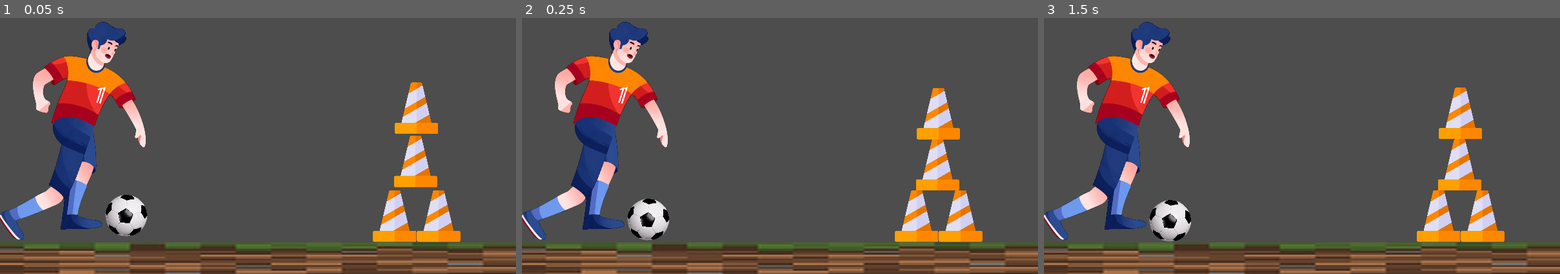
Above: before the commit, frames 1-3 (left to right).
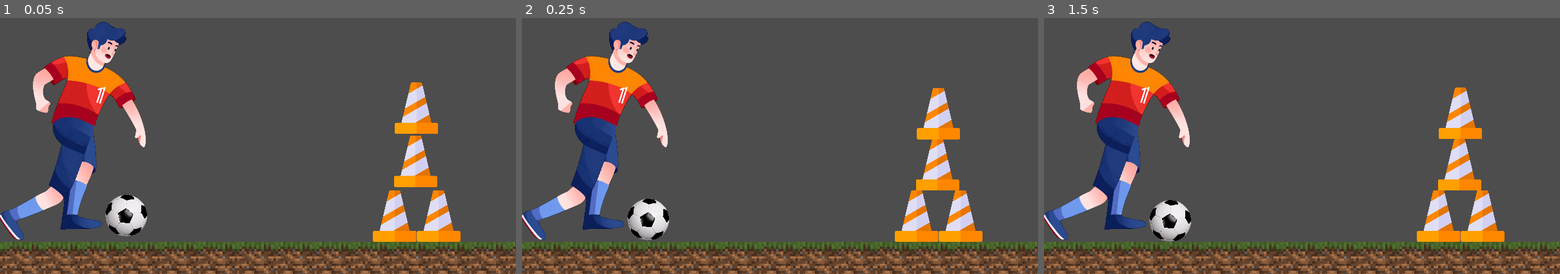
Above: after the commit, the same moments.

Repository: pacjo/ProjektFizyka
Game: Godot game, scene res://main.tscn
Same seed, same stepped clock (60 frames per second), same inputs: the game is played once before the commit and once after it.
Inputs (mouse positions are in pixels of both pictures, inside the frame that each line leads up to):
- Up to frame 1 (0.05 s): no input
- Up to frame 2 (0.25 s): no input
- Up to frame 3 (1.5 s): move the mouse to (1415, 115) at 0.52 s; click (1415, 115) at 0.67 s; tap Enter at 1.25 s; drag from (1198, 143) to (1276, 186) at 1.27 s

The runs differ from the first frame. In frame 1, 7.1% of the frame differs, in the area x 0-100%, y 87-100%; in frame 2, 7.1%; in frame 3, 7.1%.

Commit message:
fix floor sprites, number still needs to be updated manually

Diff:
--- /dev/null
+++ b/floor.gd
@@ -0,0 +1,39 @@
+extends StaticBody2D
+
+@onready var collision_shape = $FloorBoundary
+@onready var floor_sprite_template = $FloorSprite
+
+@export var floor_sprite_count: int = 10
+
+func _ready():
+	add_floor_sprites()
+
+func add_floor_sprites():
+	# Ensure the floor sprite template is assigned
+	if not floor_sprite_template:
+		print("Floor sprite template not found!")
+		return
+
+	# get texture size
+	# TODO: we could probably scale the sprite automatically based on
+	# how much space is between lower screen boundary and FloorBoundary
+	var sprite_size = floor_sprite_template.texture.get_size() * floor_sprite_template.scale
+
+	# Check if the shape is a WorldBoundaryShape2D
+	var shape = collision_shape.shape
+	if shape is WorldBoundaryShape2D:
+		# Calculate the position and add floor sprites
+		var current_x = 0
+		for i in range(floor_sprite_count):
+			var floor_sprite = floor_sprite_template.duplicate() as Sprite2D
+			add_child(floor_sprite)
+
+			# Set the position of the floor sprite
+			floor_sprite.global_position = Vector2(current_x, collision_shape.global_position.y + sprite_size.y / 2.0)
+			floor_sprite.show()
+
+			# Move to the next position
+			current_x += sprite_size.x
+
+	else:
+		print("Unsupported shape type. Only WorldBoundaryShape2D is supported for now.")
--- a/floor.tscn
+++ b/floor.tscn
@@ -1,16 +1,19 @@
-[gd_scene load_steps=3 format=3 uid="uid://clpas4ti1ksu1"]
+[gd_scene load_steps=4 format=3 uid="uid://clpas4ti1ksu1"]
 
 [ext_resource type="Texture2D" uid="uid://da16uthillhua" path="res://grass.webp" id="1_141r0"]
+[ext_resource type="Script" path="res://floor.gd" id="1_503cj"]
 
 [sub_resource type="WorldBoundaryShape2D" id="WorldBoundaryShape2D_281ie"]
 
 [node name="floor" type="StaticBody2D"]
+script = ExtResource("1_503cj")
+floor_sprite_count = 25
 
-[node name="CollisionShape2D" type="CollisionShape2D" parent="."]
+[node name="FloorBoundary" type="CollisionShape2D" parent="."]
 position = Vector2(0, 640)
 shape = SubResource("WorldBoundaryShape2D_281ie")
 
-[node name="Sprite2D" type="Sprite2D" parent="."]
-position = Vector2(585, 682)
-scale = Vector2(0.73, 0.042)
+[node name="FloorSprite" type="Sprite2D" parent="."]
+visible = false
+scale = Vector2(0.05, 0.05)
 texture = ExtResource("1_141r0")
